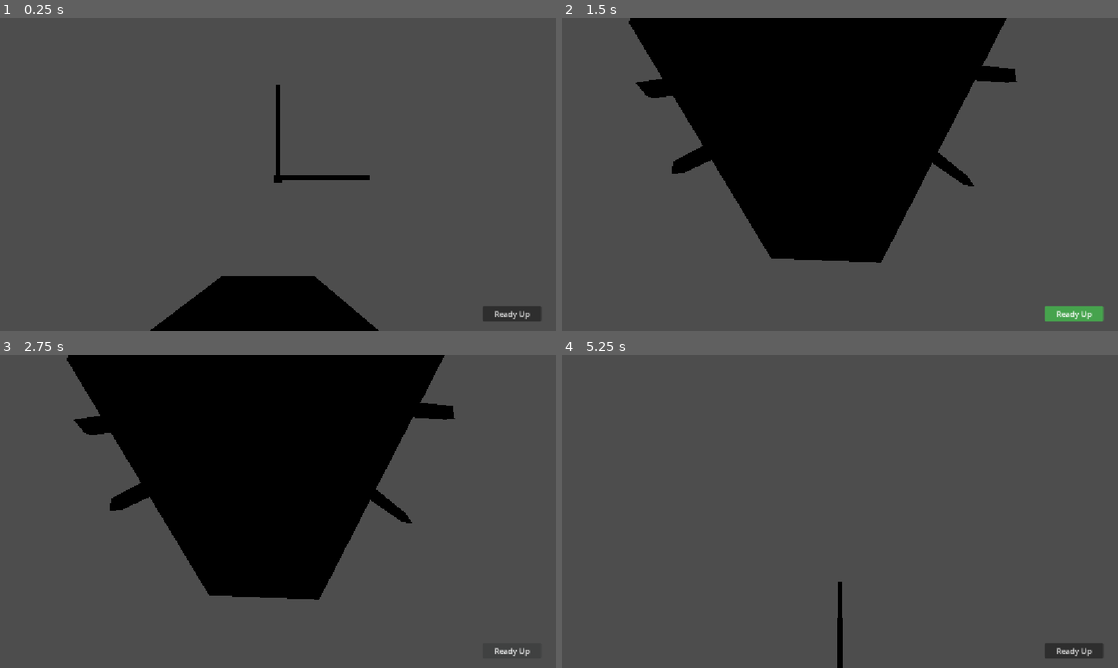
Above: before the commit, frames 1-4 (two rows, left to right).
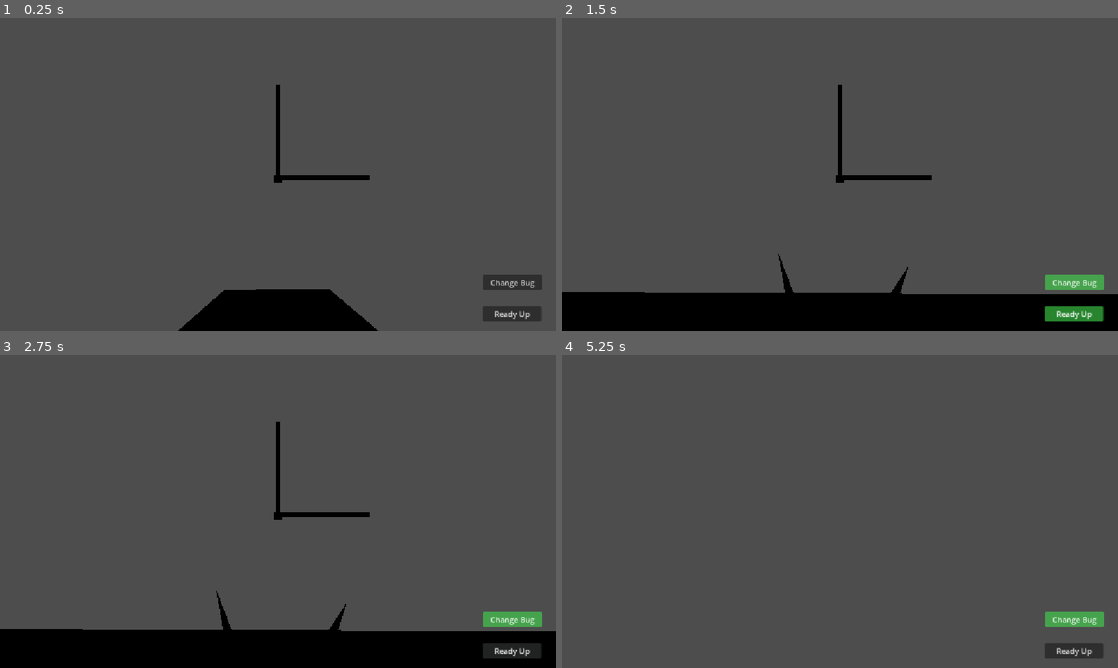
Above: after the commit, the same moments.

Repository: erlewa/bug-box
Game: Godot game, scene res://scenes/player.tscn
Two runs of this game, one before a commit and one after it. Both use one fixed random seed, a clock stepped at 60 frames per second and the inputs below. This scene is started directly instead of the project's main scene.
Inputs (mouse positions are in pixels of both pictures, inside the frame that each line leads up to):
- Up to frame 1 (0.25 s): no input
- Up to frame 2 (1.5 s): click (1073, 280) at 0.5 s, where only the run after the commit has a clickable "Change Bug"; click "Ready Up" at 1.25 s
- Up to frame 3 (2.75 s): click "Ready Up" at 2 s
- Up to frame 4 (5.25 s): tap Enter at 2.75, 4.25 s; move the mouse to (867, 511) at 2.77 s; hold W (up) from 2.78 s (still down); tap Space (jump) at 3.02, 3.5, 3.77, 5 s; move the mouse to (812, 511) at 3.52 s; move the mouse to (851, 505) at 4.27 s; move the mouse to (834, 517) at 5.02 s

The runs differ from the first frame. In frame 1, 1.9% of the frame differs, in the area x 27-98%, y 82-100%; in frame 2, 48%, in the area x 0-100%, y 0-100%; in frame 3, 48%; in frame 4, 0.8%.
Error in both runs: Invalid access to property or key 'load_level' on a base object of type 'CharacterBody3D (Player)'. (res://scripts/autoloads/game_controller.gd:12)

Commit message:
Bug model switching works for local players, bug models not visible in multiplayer however

Diff:
--- /dev/null
+++ b/bug-box/scenes/bugs/ladybug.gd
@@ -0,0 +1,11 @@
+extends Bug
+
+
+# Called when the node enters the scene tree for the first time.
+func _ready() -> void:
+	pass # Replace with function body.
+
+
+# Called every frame. 'delta' is the elapsed time since the previous frame.
+func _process(delta: float) -> void:
+	pass
--- /dev/null
+++ b/bug-box/scenes/bugs/ladybug.tscn
@@ -0,0 +1,10 @@
+[gd_scene format=3 uid="uid://b06uberoff7q1"]
+
+[ext_resource type="Script" uid="uid://5suhmu4vc1si" path="res://scenes/bugs/ladybug.gd" id="1_n5hqm"]
+[ext_resource type="PackedScene" uid="uid://dl0oqa2diktmu" path="res://assets/ladybug.glb" id="2_5gix7"]
+
+[node name="Ladybug" type="Node3D" unique_id=1322174473]
+script = ExtResource("1_n5hqm")
+
+[node name="ladybug" parent="." unique_id=2096589353 instance=ExtResource("2_5gix7")]
+transform = Transform3D(0.24, 0, 0, 0, 0.24, 0, 0, 0, 0.24, 0.0037510395, -0.026700258, 2.4137757)
--- /dev/null
+++ b/bug-box/scenes/bugs/plainbug.gd
@@ -0,0 +1,11 @@
+extends Bug
+
+
+# Called when the node enters the scene tree for the first time.
+func _ready() -> void:
+	pass # Replace with function body.
+
+
+# Called every frame. 'delta' is the elapsed time since the previous frame.
+func _process(delta: float) -> void:
+	pass
--- /dev/null
+++ b/bug-box/scenes/bugs/plainbug.tscn
@@ -0,0 +1,15 @@
+[gd_scene format=3 uid="uid://bvvtq6w1exuky"]
+
+[ext_resource type="PackedScene" uid="uid://drhydi04xhywx" path="res://assets/bug.glb" id="1_306jd"]
+[ext_resource type="Script" uid="uid://c4tat5t2xgp6l" path="res://scenes/bugs/plainbug.gd" id="1_xfhp5"]
+
+[sub_resource type="CapsuleShape3D" id="CapsuleShape3D_leyn4"]
+radius = 6.909
+height = 104.288
+
+[node name="Node3D" type="Node3D" unique_id=1085006297]
+script = ExtResource("1_xfhp5")
+collision_shape = SubResource("CapsuleShape3D_leyn4")
+
+[node name="bug" parent="." unique_id=1402643095 instance=ExtResource("1_306jd")]
+transform = Transform3D(0.7, 0, 0, 0, 0.7, 0, 0, 0, 0.7, 0.10442567, -0.034721255, 1.5283254)
--- a/bug-box/scenes/hud.tscn
+++ b/bug-box/scenes/hud.tscn
@@ -18,7 +18,6 @@
 
 [node name="ReadyButton" type="Button" parent="." unique_id=163573665]
 unique_name_in_owner = true
-visible = false
 layout_mode = 1
 anchors_preset = 3
 anchor_left = 1.0
@@ -36,6 +35,26 @@
 text = "Ready Up"
 icon_alignment = 2
 
+[node name="ChangeBugButton" type="Button" parent="." unique_id=1470168674]
+unique_name_in_owner = true
+layout_mode = 1
+anchors_preset = 3
+anchor_left = 1.0
+anchor_top = 1.0
+anchor_right = 1.0
+anchor_bottom = 1.0
+offset_left = -151.0
+offset_top = -116.0
+offset_right = -28.999023
+offset_bottom = -85.0
+grow_horizontal = 0
+grow_vertical = 0
+theme = ExtResource("2_oo0fn")
+toggle_mode = true
+text = "Change Bug
+"
+icon_alignment = 2
+
 [node name="StateMachine" type="Node" parent="." unique_id=434036286 node_paths=PackedStringArray("initial_state")]
 script = ExtResource("3_6fi6k")
 initial_state = NodePath("Lobby")
@@ -47,3 +66,4 @@
 script = ExtResource("5_uo2fv")
 
 [connection signal="pressed" from="ReadyButton" to="." method="_on_ready_button_pressed"]
+[connection signal="pressed" from="ChangeBugButton" to="." method="_on_change_bug_button_pressed"]
--- a/bug-box/scenes/player.tscn
+++ b/bug-box/scenes/player.tscn
@@ -1,7 +1,7 @@
 [gd_scene format=3 uid="uid://cad3tk841gia0"]
 
 [ext_resource type="Script" uid="uid://c7bisibikqqxe" path="res://scripts/player.gd" id="1_3vyb7"]
-[ext_resource type="PackedScene" uid="uid://drhydi04xhywx" path="res://assets/bug.glb" id="2_g2els"]
+[ext_resource type="Script" uid="uid://cbmdgi5uxqqml" path="res://scripts/bug.gd" id="2_qhqgy"]
 [ext_resource type="PackedScene" uid="uid://b340f6tx0ro8r" path="res://scenes/axis_debug.tscn" id="3_qhqgy"]
 
 [sub_resource type="SceneReplicationConfig" id="SceneReplicationConfig_3vyb7"]
@@ -33,9 +33,7 @@
 properties/8/spawn = true
 properties/8/replication_mode = 1
 
-[sub_resource type="CapsuleShape3D" id="CapsuleShape3D_021oi"]
-radius = 0.34716797
-height = 2.265747
+[sub_resource type="CapsuleShape3D" id="CapsuleShape3D_pnx1e"]
 
 [node name="Player" type="CharacterBody3D" unique_id=216894610 node_paths=PackedStringArray("CAMERA_CONTROLLER")]
 script = ExtResource("1_3vyb7")
@@ -47,16 +45,20 @@
 [node name="ClientSynchronizer" type="MultiplayerSynchronizer" parent="." unique_id=766818782]
 replication_config = SubResource("SceneReplicationConfig_3vyb7")
 
-[node name="CollisionShape3D" type="CollisionShape3D" parent="." unique_id=1484261188]
-transform = Transform3D(1.9106855e-15, -4.3711385e-08, 0.99999994, -1, -4.3711385e-08, 0, 4.371139e-08, -0.99999994, -4.3711385e-08, -0.046447754, 0.28323197, 1.3900461)
-shape = SubResource("CapsuleShape3D_021oi")
-
 [node name="Camera3D" type="Camera3D" parent="." unique_id=1787981846]
 transform = Transform3D(1, 0, 0, 0, 0.9100582, 0.41448048, 0, -0.41448048, 0.9100582, 0, 1.4006497, 2.2464137)
 
 [node name="RayCast3D" type="RayCast3D" parent="." unique_id=2126956000]
 unique_name_in_owner = true
 target_position = Vector3(0, 0, -1)
+
+[node name="Bug" type="Node3D" parent="." unique_id=2024921099]
+script = ExtResource("2_qhqgy")
+metadata/_custom_type_script = "uid://cbmdgi5uxqqml"
+
+[node name="CollisionShape3D" type="CollisionShape3D" parent="." unique_id=872937479]
+transform = Transform3D(1, 0, 0, 0, -4.371139e-08, 1, 0, -1, -4.371139e-08, 0, 0, 1.0404663)
+shape = SubResource("CapsuleShape3D_pnx1e")
 
 [node name="Debug" type="Control" parent="." unique_id=159988412]
 unique_name_in_owner = true
@@ -106,8 +108,5 @@
 grow_vertical = 0
 text = "Grav Label"
 
-[node name="bug" parent="." unique_id=1402643095 instance=ExtResource("2_g2els")]
-transform = Transform3D(0.7, 0, 0, 0, 0.7, 0, 0, 0, 0.7, 0.014466524, -0.034721255, 1.2972248)
-
 [node name="AxisDebug" parent="." unique_id=1792255886 instance=ExtResource("3_qhqgy")]
 transform = Transform3D(1, 0, 0, 0, 1, 0, 0, 0, 1, 0, 1.3709276, 0)
--- /dev/null
+++ b/bug-box/scripts/bug.gd
@@ -0,0 +1,13 @@
+class_name Bug
+extends Node3D
+
+@export var collision_shape: Shape3D
+
+# Called when the node enters the scene tree for the first time.
+func _ready() -> void:
+	pass # Replace with function body.
+
+
+# Called every frame. 'delta' is the elapsed time since the previous frame.
+func _process(delta: float) -> void:
+	pass
--- a/bug-box/scripts/hud/hud.gd
+++ b/bug-box/scripts/hud/hud.gd
@@ -1,3 +1,4 @@
 extends Control
 
 signal ready_up
+signal change_bug
--- a/bug-box/scripts/hud/states/lobby.gd
+++ b/bug-box/scripts/hud/states/lobby.gd
@@ -2,14 +2,20 @@
 extends State
 
 @onready var ready_button: Button = %ReadyButton
+@onready var change_bug_button: Button = %ChangeBugButton
 
 func enter() -> void:
 	ready_button.visible = true
+	change_bug_button.visible = true
 	GameController.game_start.connect(transition_to_match)
 	ready_button.connect("pressed", _on_ready_button_pressed)
+	change_bug_button.connect("pressed", _on_change_bug_button_pressed)
 
 func transition_to_match() -> void:
 	emit_signal("transition", self, "match")
 
 func _on_ready_button_pressed() -> void:
 	Globals.emit_signal("ready_up")
+
+func _on_change_bug_button_pressed() -> void:
+	get_parent().get_parent().emit_signal("change_bug")
--- a/bug-box/scripts/hud/states/match.gd
+++ b/bug-box/scripts/hud/states/match.gd
@@ -2,6 +2,8 @@
 extends State
 
 @onready var ready_button: Button = %ReadyButton
+@onready var change_bug_button: Button = %ChangeBugButton
 
 func enter() -> void:
 	ready_button.visible = false
+	change_bug_button.visible = false
--- a/bug-box/scripts/player.gd
+++ b/bug-box/scripts/player.gd
@@ -2,6 +2,11 @@
 class_name Player
 
 const HUD = preload("uid://dqg3ffnjlfjwv")
+var plainbug = preload("res://scenes/bugs/plainbug.tscn")
+var ladybug = preload("res://scenes/bugs/ladybug.tscn")
+
+var bugModels = [plainbug, ladybug]
+var currBugIndex = 0
 
 # https://ezcha.net/news/5-7-26-multiplayer-in-godot-is-easier-than-you-think
 @onready var ray_cast_3d: RayCast3D = %RayCast3D
@@ -37,17 +42,22 @@
 var ready_up: bool = false
 
 func _ready() -> void:
+
 	print("IN _ready():\n\tPlayer peer_id: " + str(peer_id)
 	+ "\n\tMultiplayer Unique id: " + str(multiplayer.get_unique_id())
 	+ "\n\tLocal: " + str(local)
 	+ "\n**********\n")
 	local = (peer_id == multiplayer.get_unique_id())
 	if (local):
+		# Initialize model as plainbug
+		change_bug(plainbug)
+
 		# Activate the camera if local
 		$Camera3D.make_current()
 
 		# HUD should only exist on each client
 		hud = HUD.instantiate()
+		hud.change_bug.connect(alternate_bug)
 		add_child(hud)
 
 		Globals.ready_up.connect(_on_hud_ready_up)
@@ -155,7 +165,6 @@
 
 			vel_speed = abs(global_transform.basis.x * SPEED) + global_transform.basis.y * 0 + abs(global_transform.basis.z * SPEED)
 			apply_floor_snap()
-			await get_tree().create_timer(0.5).timeout
 			ray_cast_3d.enabled = true
 	)
 
@@ -228,3 +237,32 @@
 	ready_up = !ready_up
 	print("Ready State: ", str(ready_up))
 	MultiplayerController.player_ready.rpc_id(1, ready_up)
+
+@rpc("any_peer", "call_local", "reliable", 0)
+func change_bug(scene: PackedScene) -> void:
+	print("CHANGE BUG")
+	print("old children")
+	for child in get_children():
+		print("	", child.name, child)
+	var old_bug = $Bug
+
+	var new_bug: Bug = scene.instantiate()
+
+	new_bug.name = "Bug"
+
+	remove_child(old_bug)
+	old_bug.call_deferred("queue_free")
+
+	add_child(new_bug)
+	print("new children")
+	for child in get_children():
+		print("	", child.name, child)
+
+func alternate_bug() -> void:
+	print("ALTERNATE BUG")
+	currBugIndex += 1
+	if currBugIndex >= bugModels.size():
+		currBugIndex = 0
+	print(currBugIndex)
+	print(bugModels[currBugIndex])
+	change_bug(bugModels[currBugIndex])
Binary file added: bug-box/assets/ladybug.glb
Not shown, added: bug-box/assets/ladybug.glb.import
Binary file added: bug-box/assets/ladybug_Ladybug Texture.png
Not shown, added: bug-box/assets/ladybug_Ladybug Texture.png.import
Not shown, added: bug-box/scenes/bugs/ladybug.gd.uid
Not shown, added: bug-box/scenes/bugs/plainbug.gd.uid
Not shown, added: bug-box/scripts/bug.gd.uid
